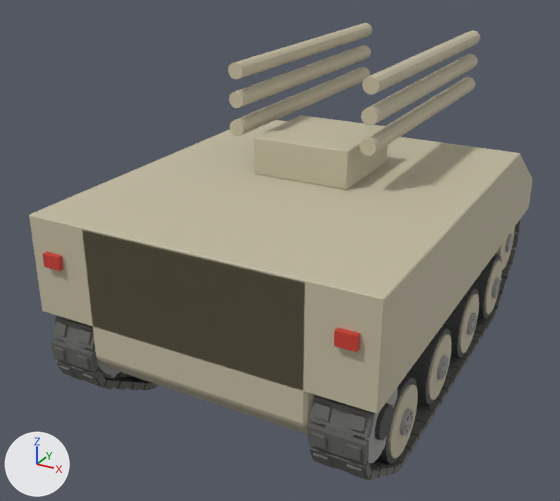
Two versions of the glTF model assets/models/usa_td_ontos.glb, one commit apart.
Rendered twice from a 50 mm lens placed at (2.6, -5.42, 3.5), pointed at (-0.23, -0.29, 0.94). Arrows for +X, +Y and +Z are at lower left; the lights stay in place. The older version comes first. Vertices at exactly the same position are counted once.

In view in the first picture: 'barrel', 'body', 'turret'.
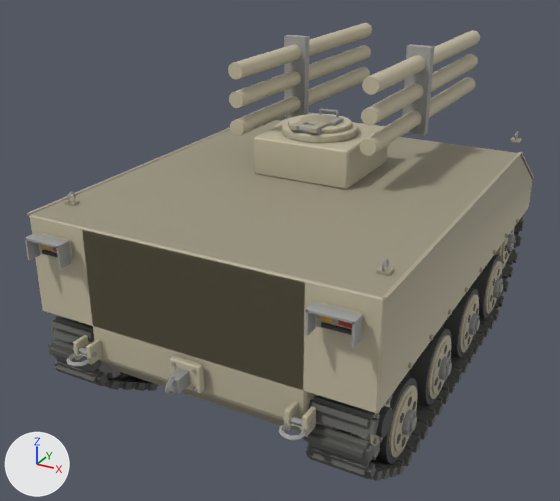
Location of each change, (x1, y1, x2, y2) in pixels of the pictures (560 x 501 px; the box of a moved part takes in the faces that stretch with it):
'body', reshaped
    before: (29, 120, 533, 480)
    after: (24, 112, 534, 481)
'turret', reshaped (9% taller)
    before: (254, 115, 388, 190)
    after: (254, 108, 387, 190)
part 1 of me_barrel, added
    after: (284, 35, 310, 118)
part 2 of me_barrel, added
    after: (402, 44, 435, 136)
part 3 of me_barrel, moved or reshaped
    both: (228, 23, 372, 136)
part 4 of me_barrel, moved or reshaped
    before: (360, 32, 480, 156)
    after: (360, 31, 480, 156)
part 5 of me_body, moved or reshaped (not visible before)
    after: (485, 261, 502, 314)
part 6 of me_body, moved or reshaped (not visible afterwards)
    before: (485, 260, 502, 314)
part 7 of me_body, added
    after: (488, 265, 502, 310)
part 8 of me_body, added
    after: (463, 299, 479, 348)
part 9 of me_body, added
    after: (432, 341, 451, 394)
part 10 of me_body, moved or reshaped (not visible before)
    after: (389, 385, 417, 458)
part 11 of me_body, moved or reshaped (not visible afterwards)
    before: (389, 384, 418, 459)
part 12 of me_body, added
    after: (393, 392, 417, 452)
part 13 of me_body, added
    after: (501, 228, 515, 263)
part 14 of me_body, added
    after: (367, 403, 390, 446)
part 15 of me_body, deleted (mostly hidden)
    before: (43, 252, 386, 480)
part 16 of me_body, built on
    before: (64, 154, 533, 478)
    after: (24, 112, 534, 481)
part 17 of me_body, added
    after: (165, 355, 204, 397)
part 18 of me_body, recoloured
    both: (30, 120, 523, 479)

Edits to the bpy script that builds the scene:
```text
Add mat_trim_usa:
    mat_trim_usa = bpy.data.materials.new('trim_usa')
    # nodes: BsdfPrincipled, Mix, OutputMaterial, VertexColor
    # colours: beige #ada690, mixed with the vertex colours
Add mat_lens:
    mat_lens = bpy.data.materials.new('lens')
    # nodes: BsdfPrincipled, Mix, OutputMaterial, VertexColor
    # colours: orange #f3b33f, mixed with the vertex colours
Change me_body:
    remove me_body.from_pydata(...)  # 5508 vertices, 8912 faces; spans x -1.3..1.3, y -1.94..1.99, z -0.07..1.6
    add me_body.from_pydata(...)  # 10122 vertices, 16972 faces; spans x -1.32..1.32, y -2.18..2.13, z -0.06..1.75
    me_body part 5: the loose piece of 40 vertices spanning x 0.88..0.91, y 0.94..1.46, z 0.04..0.56 is moved by (0.31, 0.0, 0.0)
    me_body part 6: the loose piece of 40 vertices spanning x 1.19..1.22, y 0.94..1.46, z 0.04..0.56 is moved by (-0.31, 0.0, 0.0)
    me_body part 7: a new loose piece, a 16-sided cylinder along x spanning x 1.208..1.233, y 0.99..1.41, z 0.09..0.51, in mat_paint_usa
    me_body part 8: a new loose piece, a 16-sided cylinder along x spanning x 1.208..1.233, y 0.207..0.627, z 0.09..0.51, in mat_paint_usa
    me_body part 9: a new loose piece, a 16-sided cylinder along x spanning x 1.208..1.233, y -0.577..-0.157, z 0.09..0.51, in mat_paint_usa
    me_body part 10: the loose piece of 40 vertices spanning x 0.88..0.91, y -1.41..-0.89, z 0.04..0.56 is moved by (0.31, 0.0, 0.0)
    me_body part 11: the loose piece of 40 vertices spanning x 1.19..1.22, y -1.41..-0.89, z 0.04..0.56 is moved by (-0.31, 0.0, 0.0)
    me_body part 12: a new loose piece, a 16-sided cylinder along x spanning x 1.208..1.233, y -1.36..-0.94, z 0.09..0.51, in mat_paint_usa
    me_body part 13: a new loose piece, a 16-sided cylinder along x spanning x 1.192..1.212, y 1.447..1.852, z 0.377..0.782, in mat_paint_usa
    me_body part 14: a new loose piece, a 16-sided cylinder along x spanning x 1.163..1.193, y -1.715..-1.385, z 0.385..0.715, in mat_paint_usa
    me_body part 15: 300 loose pieces with 2400 vertices, spanning x -1.21..1.21, y -1.94..1.99, z -0.07..1.35, are deleted
    me_body part 16: 178 vertices moved within x -1.25..1.25, y -1.74..1.93, z -0.01..0.85; 1424 vertices removed from x -1.3..1.3, y -1.82..1.94, z -0.06..1.6; 7814 vertices added at x -1.32..1.32, y -2.13..2.13, z -0.06..1.75
    me_body part 17: 112 vertices added at x -0.12..0.12, y -2.18..-1.92, z 0.65..0.85
    me_body part 18: 1178 kept faces spanning x -1.3..1.3, y -1.91..1.98, z -0.01..1.6 get new vertex colours
    other edits to the shape of me_body do not show in these pictures
    add me_body.materials.append(mat_trim_usa)
    add me_body.materials.append(mat_lens)
Change me_turret:
    remove me_turret.from_pydata(...)  # 24 vertices, 44 faces; spans x -0.4..0.4, y -0.5..0.3, z 0.0..0.3
    add me_turret.from_pydata(...)  # 246 vertices, 448 faces; spans x -0.4..0.4, y -0.5..0.3, z 0.0..0.455
    me_turret part 19: 24 vertices removed from x -0.4..0.4, y -0.5..0.3, z 0.0..0.3; 246 vertices added at x -0.4..0.4, y -0.5..0.3, z 0.0..0.455
    add me_turret.materials.append(mat_trim_usa)
    add me_turret.materials.append(mat_metal)
Change me_barrel:
    remove me_barrel.from_pydata(...)  # 144 vertices, 264 faces; spans x -0.62..0.62, y -0.1..2.4, z -0.27..0.31
    add me_barrel.from_pydata(...)  # 304 vertices, 552 faces; spans x -0.65..0.65, y -0.1..2.41, z -0.33..0.37
    me_barrel part 1: a new loose piece, a box spanning x -0.65..-0.45, y 0.86..0.94, z -0.33..0.37, in mat_metal
    me_barrel part 2: a new loose piece, a box spanning x 0.45..0.65, y 0.86..0.94, z -0.33..0.37, in mat_metal
    me_barrel part 3: 9 vertices moved from x -0.59..-0.49, y -0.1..2.4, z -0.26..0.28 to x -0.62..-0.5, y -0.1..2.4, z -0.26..0.28; 42 vertices removed from x -0.62..-0.48, y -0.1..2.4, z -0.26..0.3; 54 vertices added at x -0.62..-0.48, y -0.1..2.4, z -0.26..0.3
    me_barrel part 4: 9 vertices moved from x 0.49..0.61, y -0.1..2.4, z -0.2..0.28 to x 0.5..0.61, y -0.1..2.4, z -0.19..0.28; 33 vertices removed from x 0.48..0.62, y -0.1..2.4, z -0.25..0.27; 45 vertices added at x 0.48..0.62, y -0.1..2.4, z -0.26..0.28
    other edits to the shape of me_barrel do not show in these pictures
    add me_barrel.materials.append(mat_dark)
    add me_barrel.materials.append(mat_metal)
```
